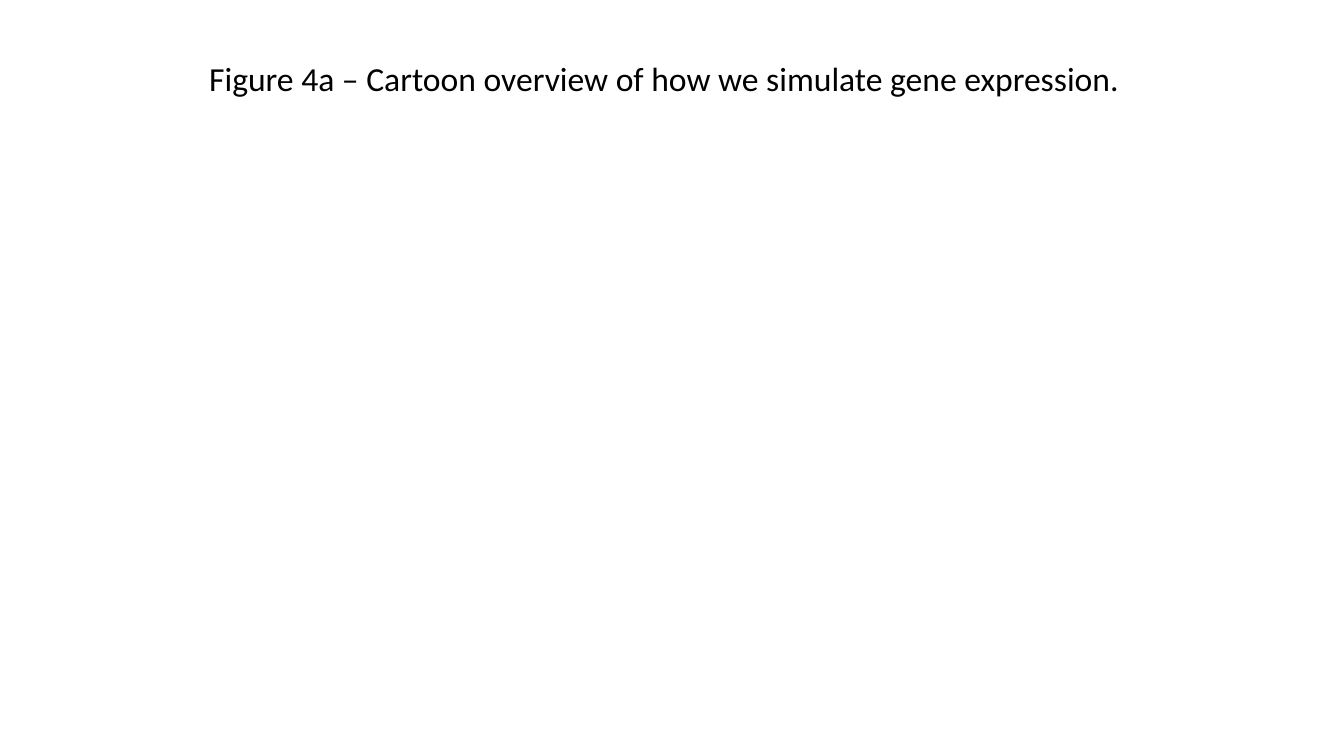
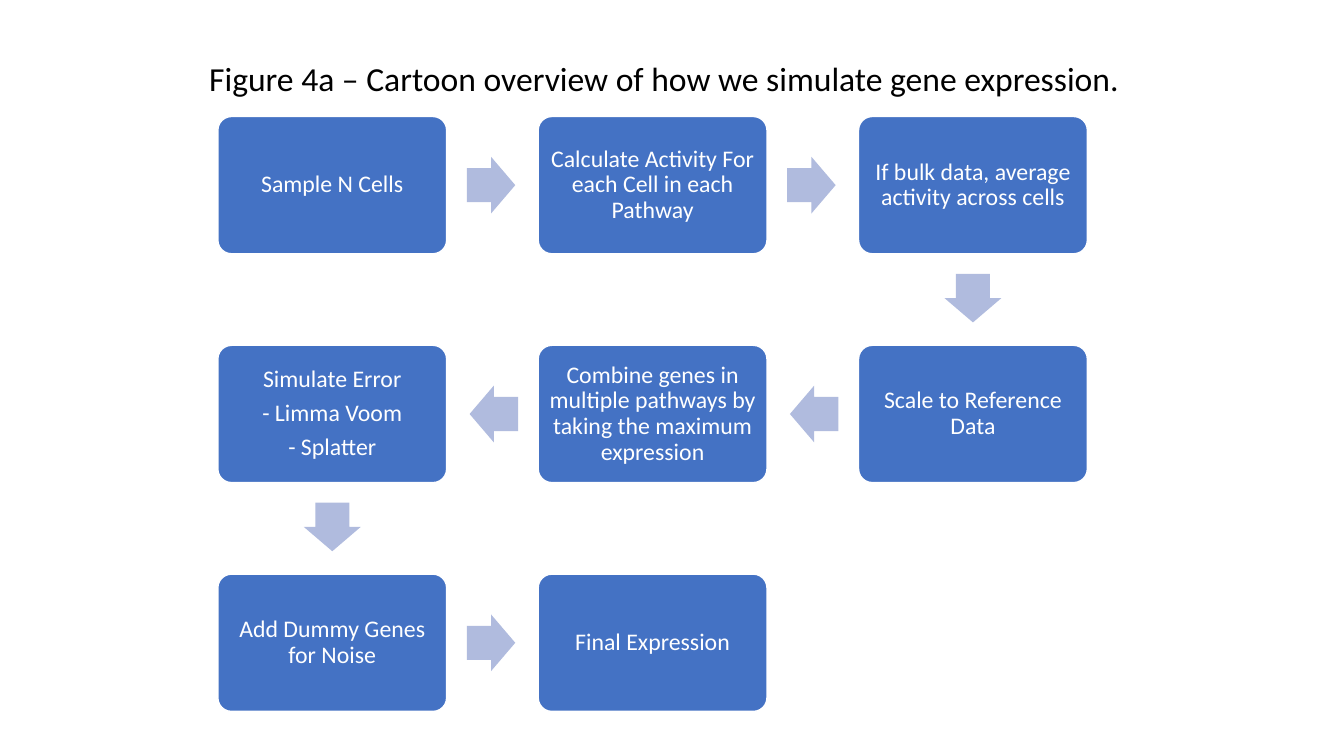
Before and after one commit to FertigLab/CancerInSilico-Figures, a slide deck: slide 5 of Figure_Overview.pptx. Drawn at 1344x756 pixels with LibreOffice and Linux fonts; fonts in the diff are those of the drawing. Boxes give left, top, right and bottom in pixels: in the first picture for what was removed or moved away, otherwise in the second. Text is boxed around its words. In the diff, an @@ line names an element or a change of style, - is before the commit and + after.

```diff
--- a/Figure_Overview.pptx
+++ b/Figure_Overview.pptx
@@ group added at [218, 117, 1088, 712]: 8 rounded rectangles, 8 texts, 7 right arrows @@
+Sample N Cells
+Calculate Activity For each Cell in each Pathway
+If bulk data, average activity across cells
+Scale to Reference Data
+Combine genes in multiple pathways by taking the maximum expression
+Simulate Error
+- Limma Voom
+- Splatter
+Add Dummy Genes for Noise
+Final Expression
```
Also in this commit, not shown: 3 other slides changed, 2 slides added, 1 slide removed, 14 other files.
